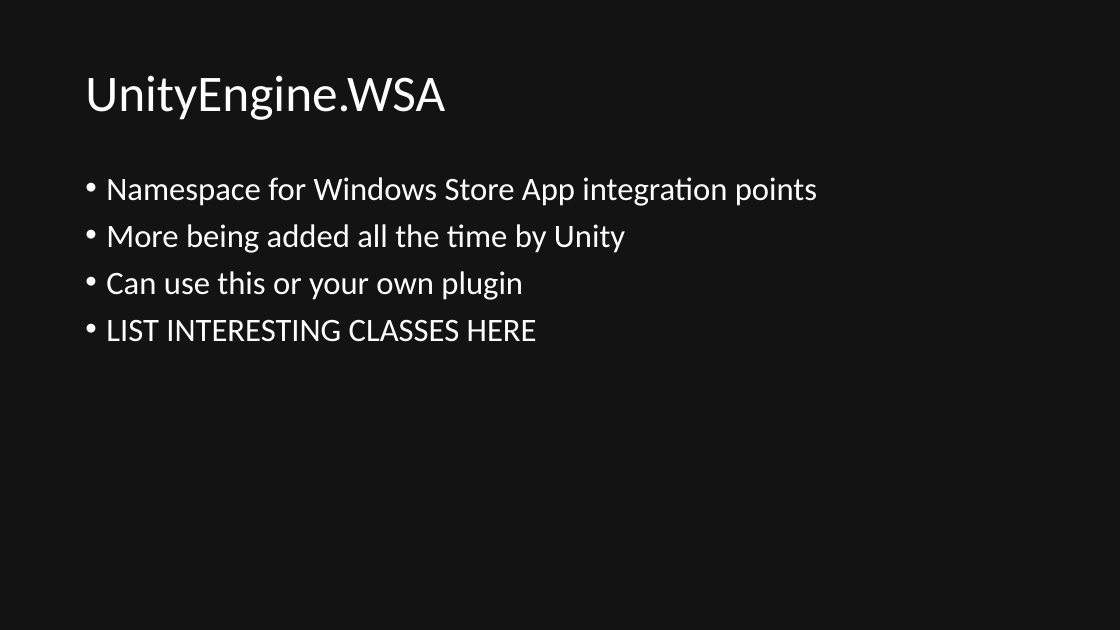
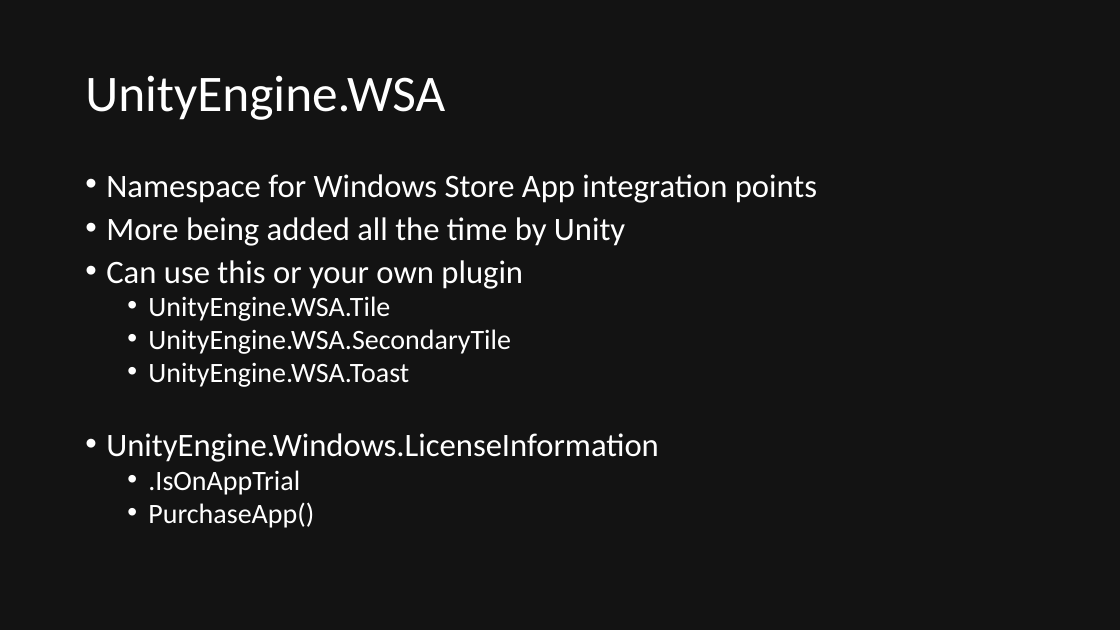
Before and after one commit to quandtm/UnitySTWorkshop, a slide deck: slide 33 of ST_Unity_101.pptx. Drawn at 1120x630 pixels with LibreOffice and Linux fonts; fonts in the diff are those of the drawing. Boxes give left, top, right and bottom in pixels: in the first picture for what was removed or moved away, otherwise in the second. Text is boxed around its words. In the diff, an @@ line names an element or a change of style, - is before the commit and + after.

```diff
--- a/ST_Unity_101.pptx
+++ b/ST_Unity_101.pptx
@@ text at [106,174,817,289]: line spacing 0.9 to 0.8 @@
@@ text at [106,296,659,528]: text changed; size 28 to 24 pt @@
-• LIST INTERESTING CLASSES HERE
+  • UnityEngine.WSA.Tile
+  • UnityEngine.WSA.SecondaryTile
+  • UnityEngine.WSA.Toast
+• UnityEngine.Windows.LicenseInformation
+  • .IsOnAppTrial
+  • PurchaseApp()
```
Also in this commit, not shown: 7 other slides changed, 1 other file.
